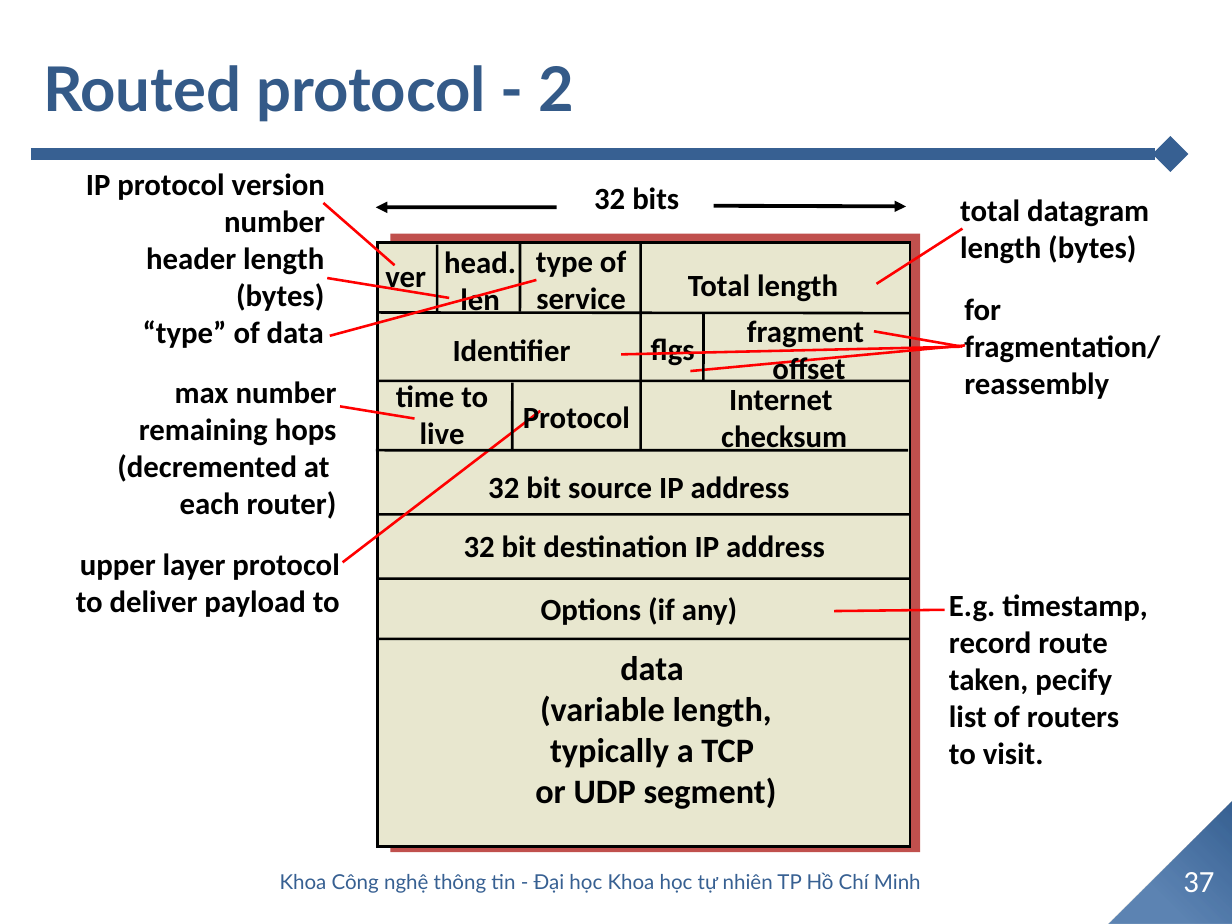
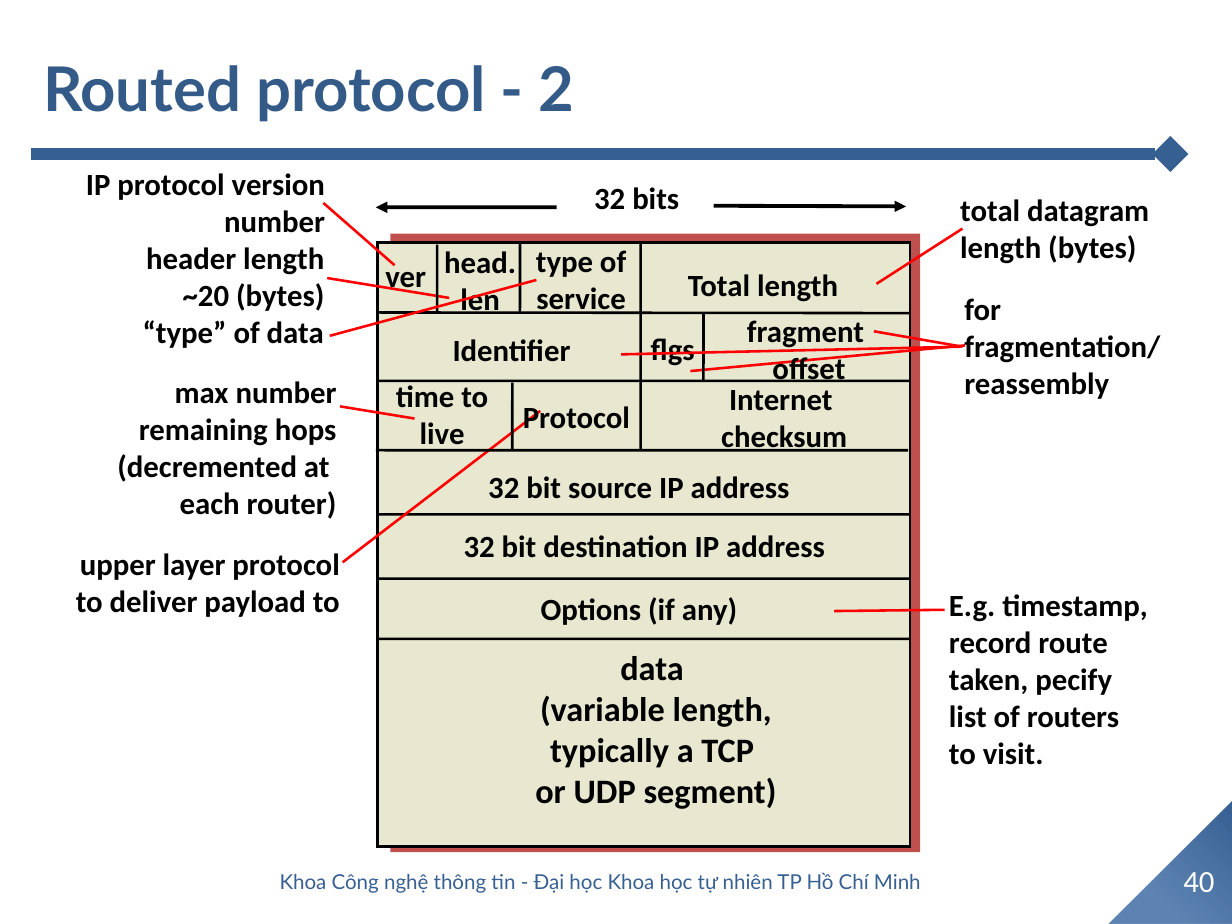
Before and after one commit to TommyandTina/Linux-Lab, a slide deck: slide 40 of APR-2024/0404/05.Network layer.pptx (slide 37 before the commit). Drawn at 1232x924 pixels with LibreOffice and Linux fonts; fonts in the diff are those of the drawing; background and template pictures are left out. Boxes give left, top, right and bottom in pixels: in the first picture for what was removed or moved away, otherwise in the second. Text is boxed around its words. In the diff, an @@ line names an element or a change of style, - is before the commit and + after.

```diff
--- a/APR-2024/0404/05.Network layer.pptx
+++ b/APR-2024/0404/05.Network layer.pptx
@@ text at (183,283,324,311): text changed @@
-(bytes)
+~20 (bytes)
@@ page number at (1183,872,1214,892): text changed @@
-37
+40
```
Also in this commit, not shown: 5 other slides changed, 3 slides added.
